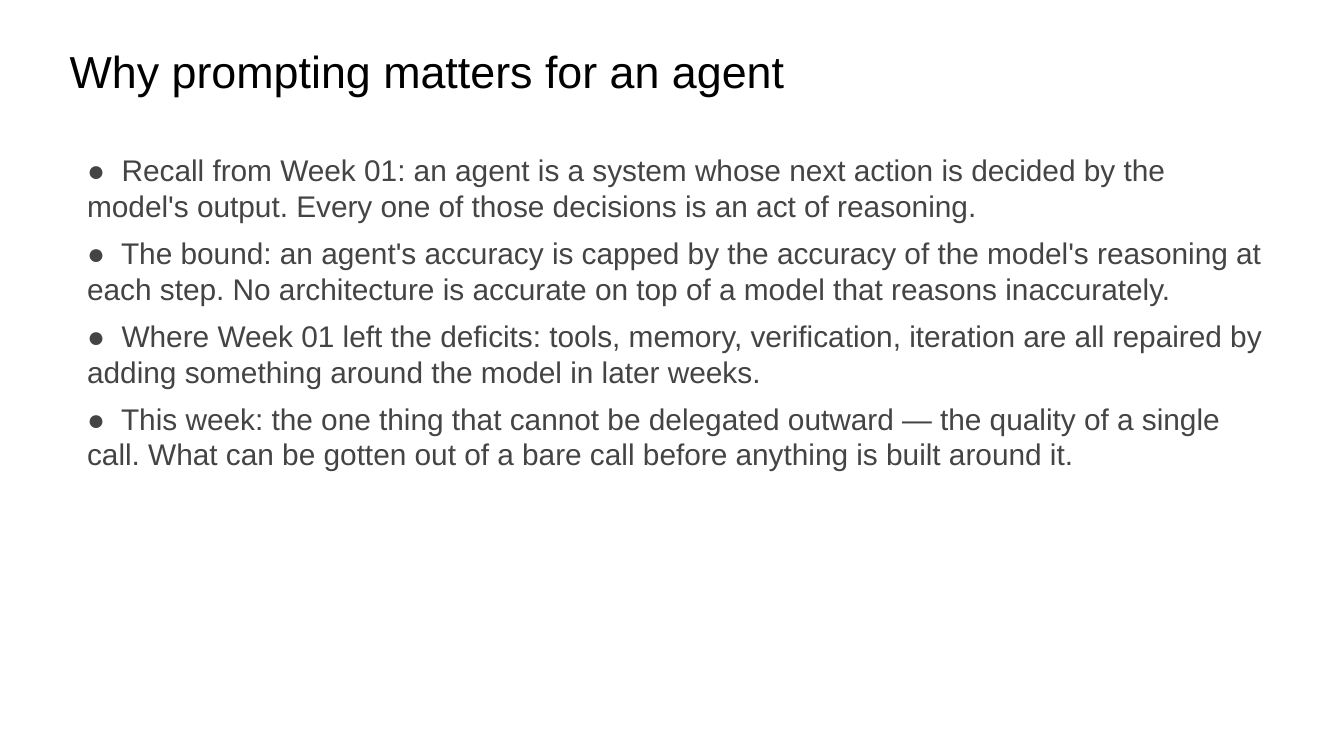
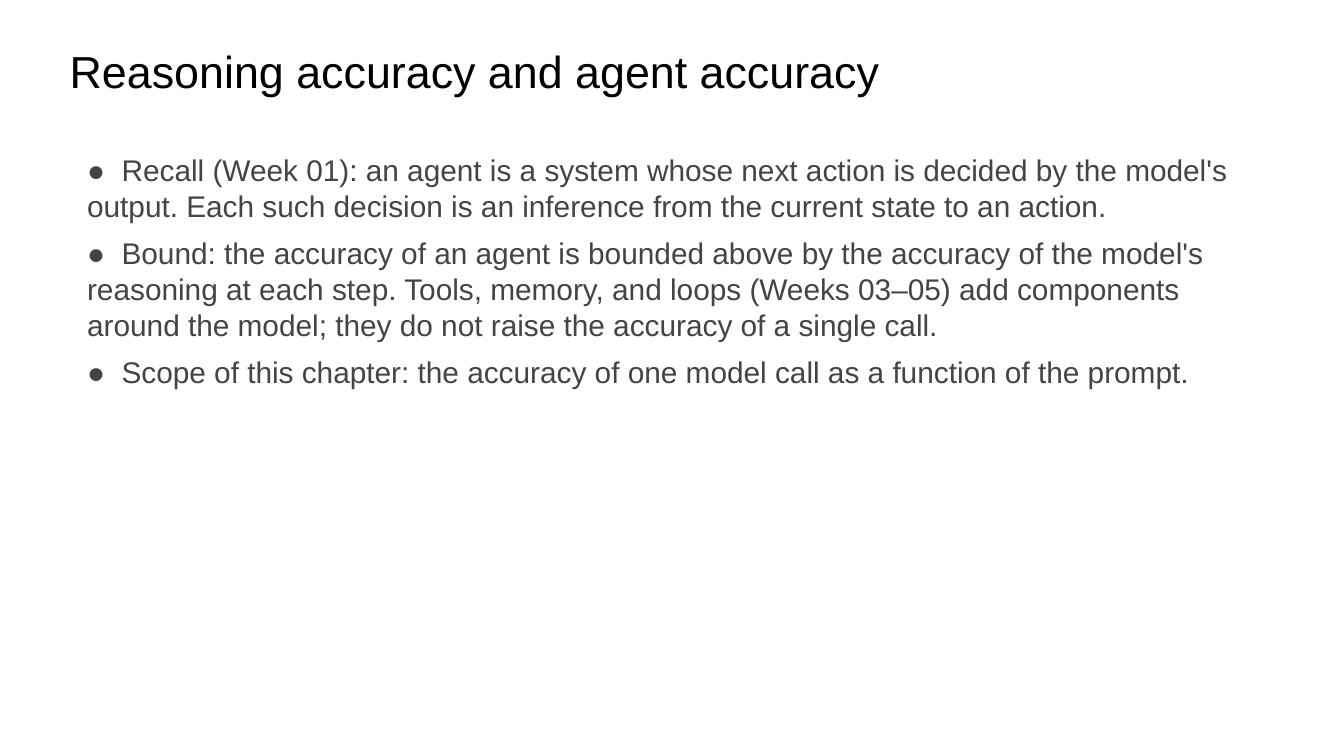
Before and after one commit to ralbu85/stml_2026, a slide deck: slide 4 of lectures/week02/slides-draft-w2.pptx. Drawn at 1344x756 pixels with LibreOffice and Linux fonts; fonts in the diff are those of the drawing. Boxes give left, top, right and bottom in pixels: in the first picture for what was removed or moved away, otherwise in the second. Text is boxed around its words. In the diff, an @@ line names an element or a change of style, - is before the commit and + after.

```diff
--- a/lectures/week02/slides-draft-w2.pptx
+++ b/lectures/week02/slides-draft-w2.pptx
@@ text at (70, 55, 879, 97): text changed @@
-Why prompting matters for an agent
+Reasoning accuracy and agent accuracy
@@ text at (87, 159, 1227, 388): text changed @@
-● Recall from Week 01: an agent is a system whose next action is decided by the model's output. Every one of those decisions is an act of reasoning.
-● The bound: an agent's accuracy is capped by the accuracy of the model's reasoning at each step. No architecture is accurate on top of a model that reasons inaccurately.
-● Where Week 01 left the deficits: tools, memory, verification, iteration are all repaired by adding something around the model in later weeks.
-● This week: the one thing that cannot be delegated outward — the quality of a single call. What can be gotten out of a bare call before anything is built around it.
+● Recall (Week 01): an agent is a system whose next action is decided by the model's output. Each such decision is an inference from the current state to an action.
+● Bound: the accuracy of an agent is bounded above by the accuracy of the model's reasoning at each step. Tools, memory, and loops (Weeks 03–05) add components around the model; they do not raise the accuracy of a single call.
+● Scope of this chapter: the accuracy of one model call as a function of the prompt.
```
Also in this commit, not shown: 23 other slides changed, 2 slides added, 2 slides removed, 1 other file.
